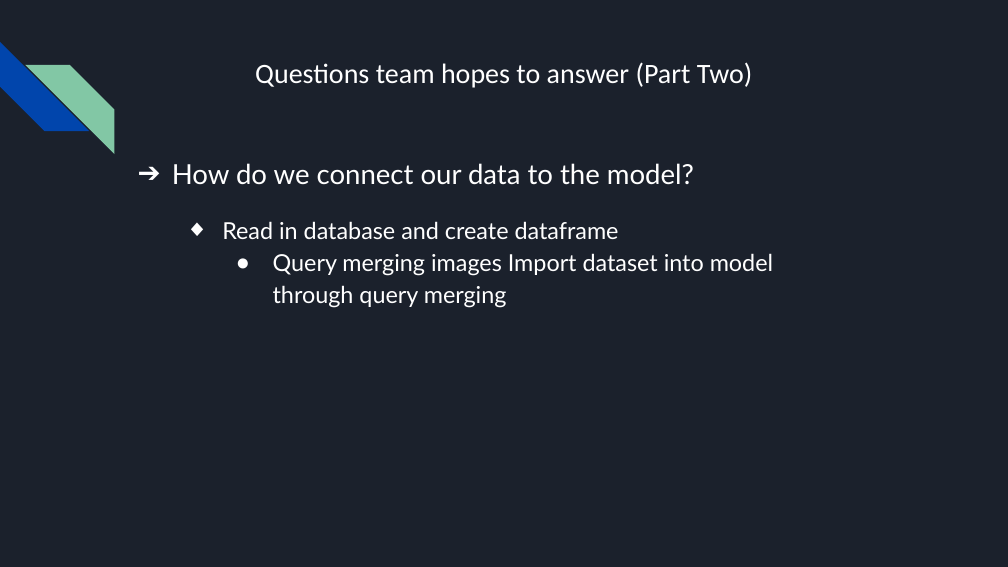
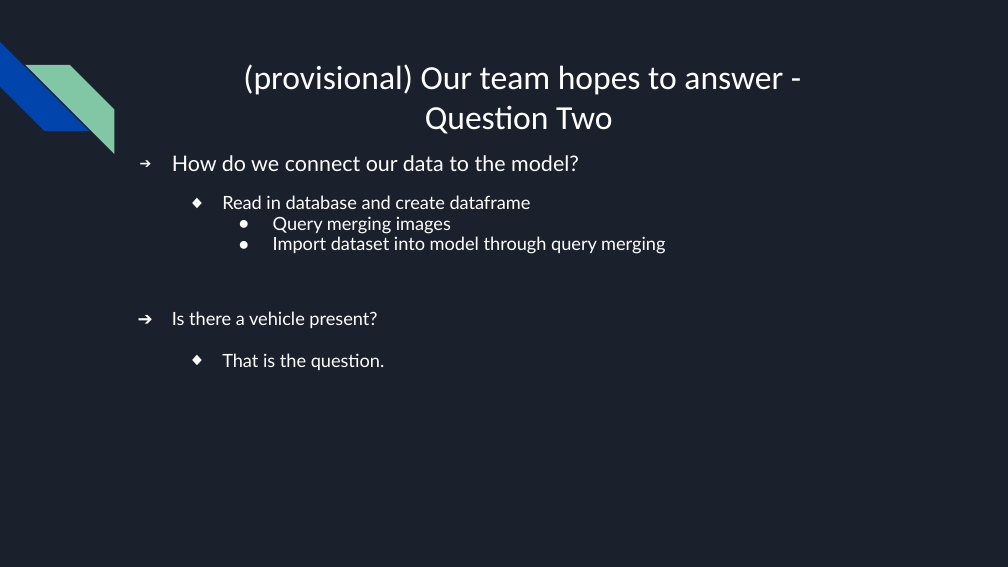
Before and after one commit to jillibus/Vechicle-Identification, a slide deck: slide 10 of Vehicle Identification Draft.pptx (slide 5 before the commit). Drawn at 1008x567 pixels with LibreOffice and Linux fonts; fonts in the diff are those of the drawing. Boxes give left, top, right and bottom in pixels: in the first picture for what was removed or moved away, otherwise in the second. Text is boxed around its words. In the diff, an @@ line names an element or a change of style, - is before the commit and + after.

```diff
--- a/Vehicle Identification Draft.pptx
+++ b/Vehicle Identification Draft.pptx
@@ text at bbox=[243, 64, 783, 134]: text changed; size 20 to 24 pt @@
-Questions team hopes to answer (Part Two)
+(provisional) Our team hopes to answer - Question Two
@@ text at bbox=[172, 155, 579, 209]: size 19.7 to 15.3 pt in "How do we connect our data to ..."; size 16.7 to 13 pt in "Read in database and create dataframe"; indent changed; line spacing 1.15 to 0.95 @@
@@ text at bbox=[172, 216, 665, 370]: text changed; size 16.7 to 13 pt @@
-    ● Query merging images Import dataset into model through query merging
+    ● Query merging images
+    ● Import dataset into model through query merging
+➔ Is there a vehicle present?
+  ◆ That is the question.
```
Also in this commit, not shown: 2 other slides changed, 4 slides added, 3 slides removed.
